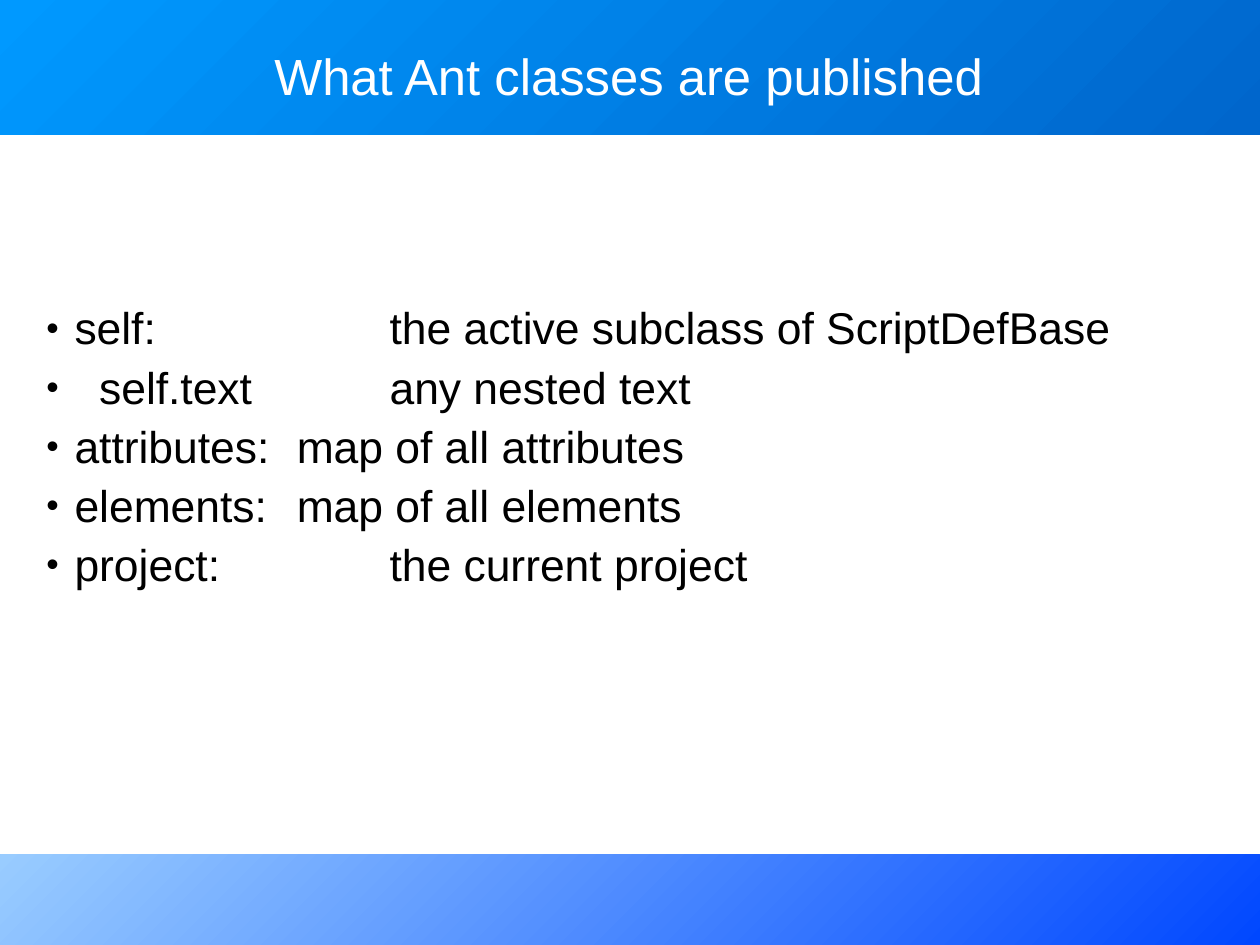
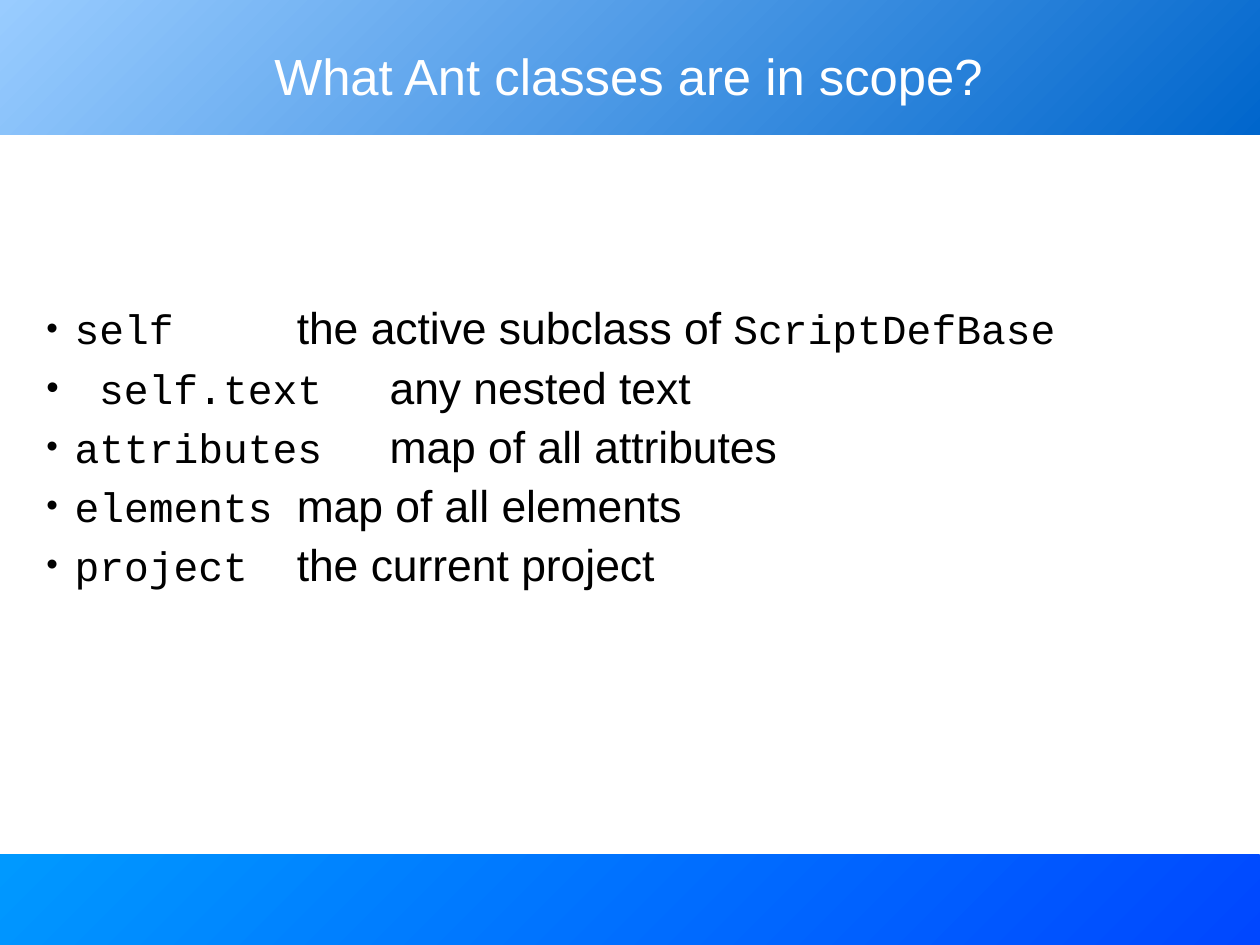
Before and after one commit to BeatrizTercero/repoSvnAnt, a slide deck: slide 12 of core/trunk/docs/slides/extending_ant.odp. Drawn at 1260x945 pixels with LibreOffice and Linux fonts; fonts in the diff are those of the drawing. Boxes give left, top, right and bottom in pixels: in the first picture for what was removed or moved away, otherwise in the second. Text is boxed around its words. In the diff, an @@ line names an element or a change of style, - is before the commit and + after.

```diff
--- a/core/trunk/docs/slides/extending_ant.odp
+++ b/core/trunk/docs/slides/extending_ant.odp
@@ rectangle at [0, 0, 1260, 135]: fill gradient #0066CC to #0099FF to gradient #0066CC to #99CCFF @@
@@ title at [274, 58, 983, 106]: text changed @@
-What Ant classes are published
+What Ant classes are in scope?
@@ text at [297, 311, 1055, 353]: text changed @@
-• self: the active subclass of ScriptDefBase
+• self the active subclass of ScriptDefBase
@@ text at [99, 371, 691, 413]: size 28 to 26 pt, font Arial to Courier New in "self.text" @@
@@ text at [75, 430, 777, 590]: text changed @@
-• attributes: map of all attributes
-• elements: map of all elements
-• project: the current project
+• attributes map of all attributes
+• elements map of all elements
+• project the current project
@@ rectangle at [0, 855, 1260, 945]: fill gradient #0047FF to #99CCFF to gradient #0047FF to #0099FF @@
```
Also in this commit, not shown: 23 other slides changed, 6 slides added, 1 slide removed.
